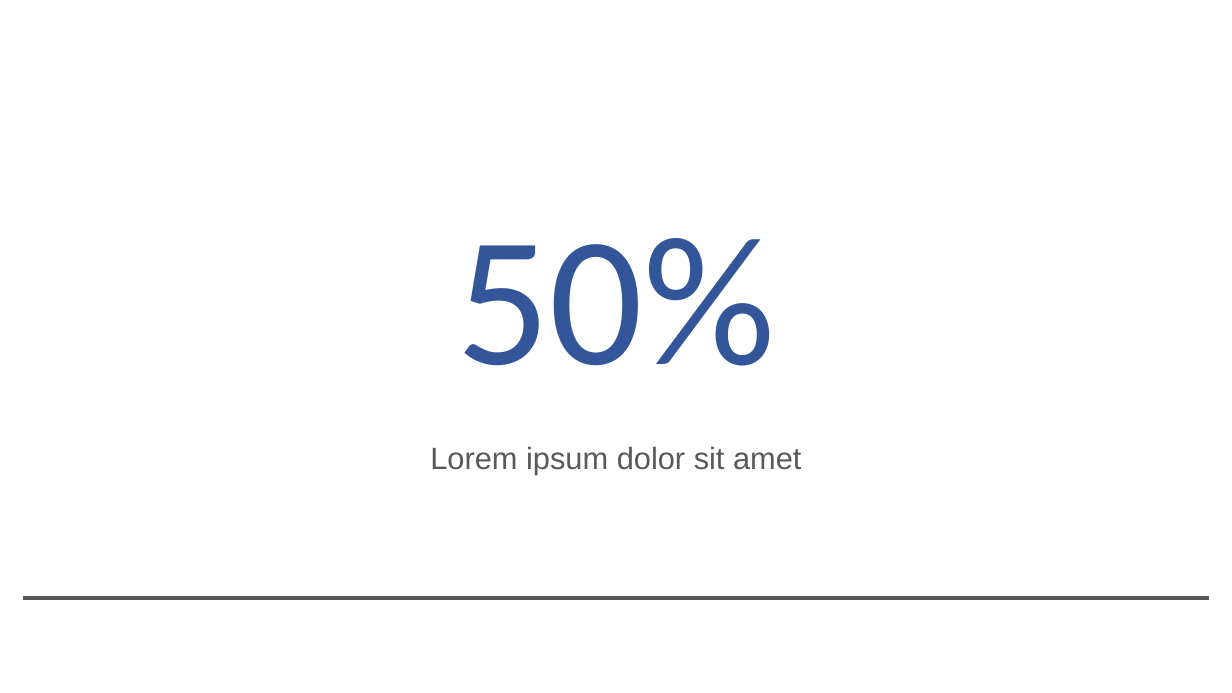
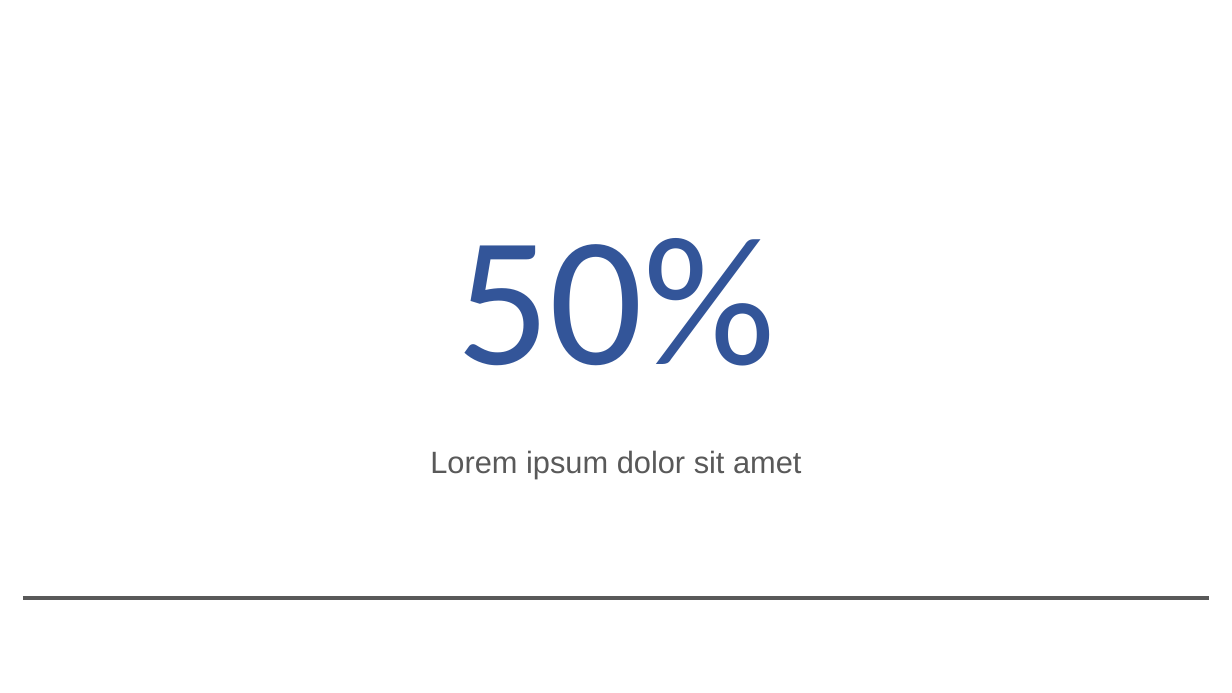
Before and after one commit to Zuskat/MP-visualni-styl-gymnasia, a slide deck: slide 10 of šablony/prezentace/Prezentace GJK.pptx. Drawn at 1232x693 pixels with LibreOffice and Linux fonts; fonts in the diff are those of the drawing; background and template pictures are left out. Boxes give left, top, right and bottom in pixels: in the first picture for what was removed or moved away, otherwise in the second. Text is boxed around its words. In the diff, an @@ line names an element or a change of style, - is before the commit and + after.

```diff
--- a/šablony/prezentace/Prezentace GJK.pptx
+++ b/šablony/prezentace/Prezentace GJK.pptx
@@ text "Lorem ipsum dolor sit amet" at bbox=[430, 450, 801, 478]: line spacing 1.05 to 1.15 @@
```
Also in this commit, not shown: 2 other slides changed.
